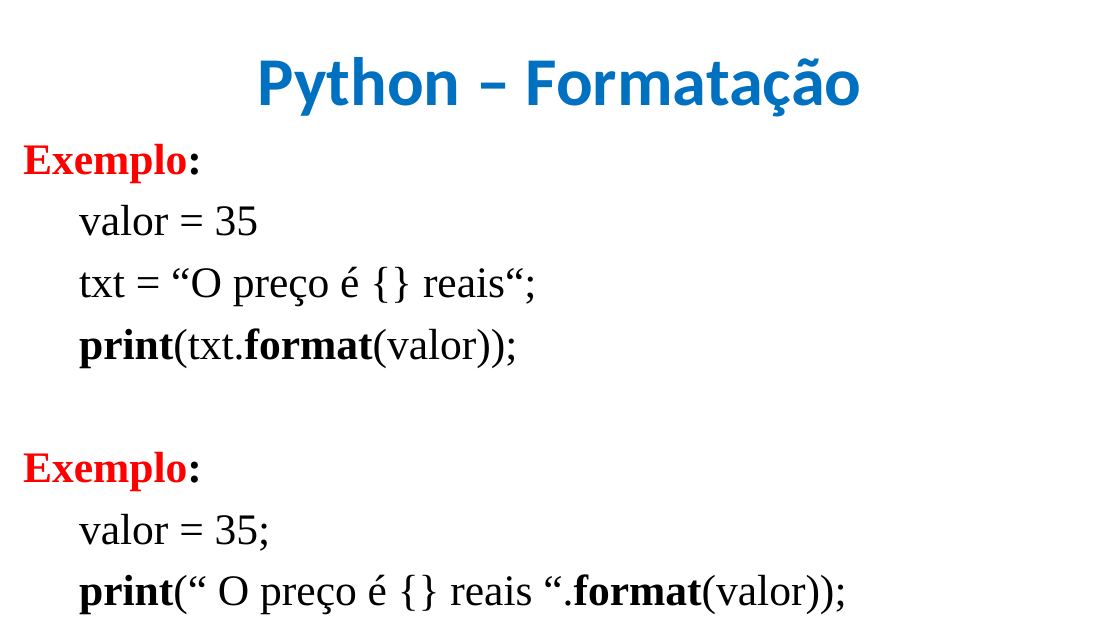
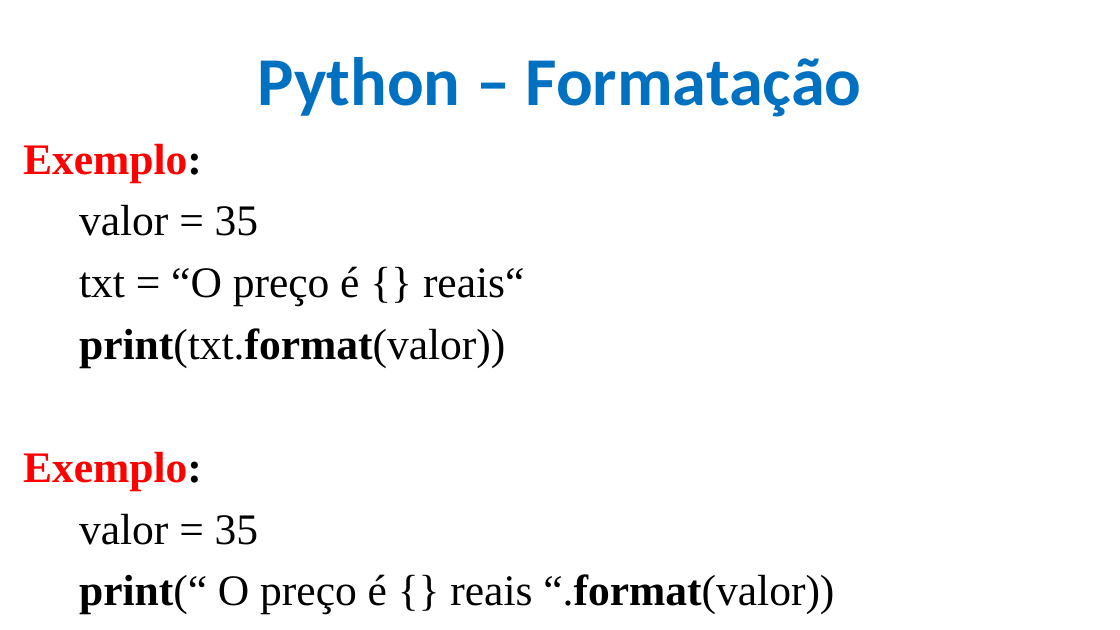
Before and after one commit to CloudEducationBrazil/WydenPythonParadigmas, a slide deck: slide 13 of 01 Classes/Aula 03 Programação Python - input output de Dados Formatação e Estrutura de Sequencial.pptx. Drawn at 1120x630 pixels with LibreOffice and Linux fonts; fonts in the diff are those of the drawing; background and template pictures are left out. Boxes give left, top, right and bottom in pixels: in the first picture for what was removed or moved away, otherwise in the second. Text is boxed around its words. In the diff, an @@ line names an element or a change of style, - is before the commit and + after.

```diff
--- a/01 Classes/Aula 03 Programação Python - input output de Dados Formatação e Estrutura de Sequencial.pptx
+++ b/01 Classes/Aula 03 Programação Python - input output de Dados Formatação e Estrutura de Sequencial.pptx
@@ text at (79, 266, 524, 367): text changed @@
-txt = “O preço é {} reais“;
-print(txt.format(valor));
+txt = “O preço é {} reais“
+print(txt.format(valor))
@@ text at (79, 513, 834, 614): text changed @@
-valor = 35;
-print(“ O preço é {} reais “.format(valor));
+valor = 35
+print(“ O preço é {} reais “.format(valor))
```
Also in this commit, not shown: 15 other slides changed, 8 other files.
